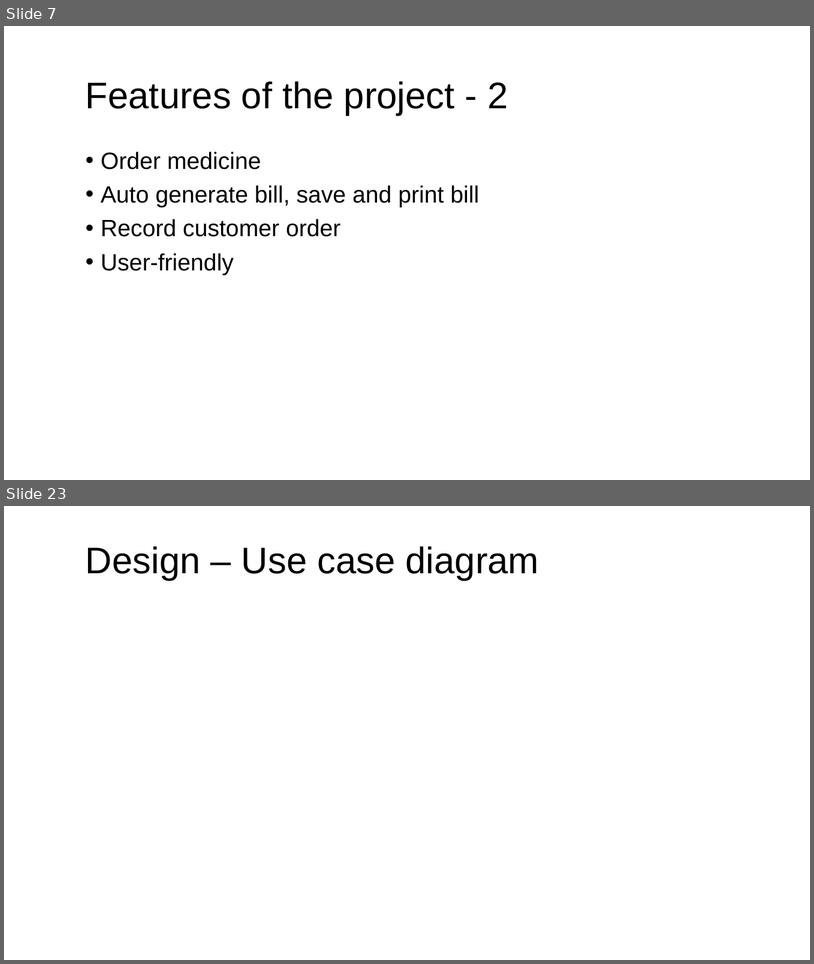
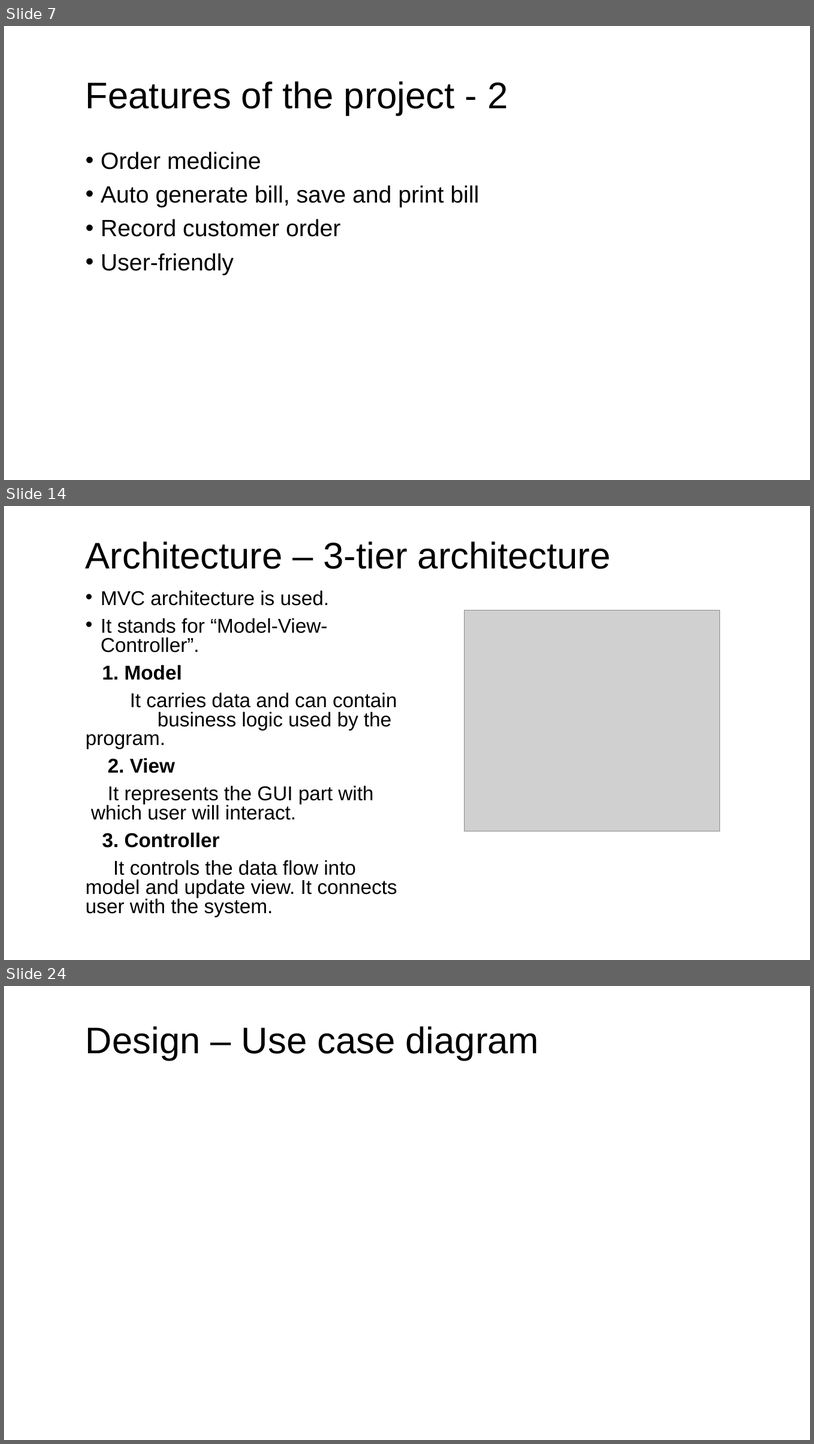
Before and after one commit to sdaisyna/PharmacyMS, a slide deck: Design/Medino Pharmacy.pptx. Shown one above the other, each under a label of ours: slides 7 and 23 before the commit, slides 7, 14 and 24 after it; the slides between them are not shown. The pictures are 814x964 and 814x1444 pixels, drawn with LibreOffice and Linux fonts; fonts in the diff are those of the drawing; grey boxes stand for pictures. Boxes give left, top, right and bottom in pixels: in the first picture for what was removed or moved away, otherwise in the second. Text is boxed around its words. In the diff, an @@ line names an element or a change of style, - is before the commit and + after.

```diff
--- a/Design/Medino Pharmacy.pptx
+++ b/Design/Medino Pharmacy.pptx
@@ slide 14 added at [4,506,810,960], background #FFFFFF @@
@@ title added at [86,541,611,569], 44 pt, text #000000 @@
+Architecture – 3-tier architecture
@@ text added at [86,591,397,917], 23.8 pt, text #000000 @@
+• MVC architecture is used.
+• It stands for “Model-View-Controller”.
+1. Model
+It carries data and can contain business logic used by the program.
+2. View
+It represents the GUI part with which user will interact.
+3. Controller
+It controls the data flow into model and update view. It connects user with the system.
@@ picture added at [465,610,720,831] @@
@@ what was slide 23 is now slide 24 @@
```
Also in this commit, not shown: 16 slides changed, 7 other slides added, 12 slides removed, 2 other files.
